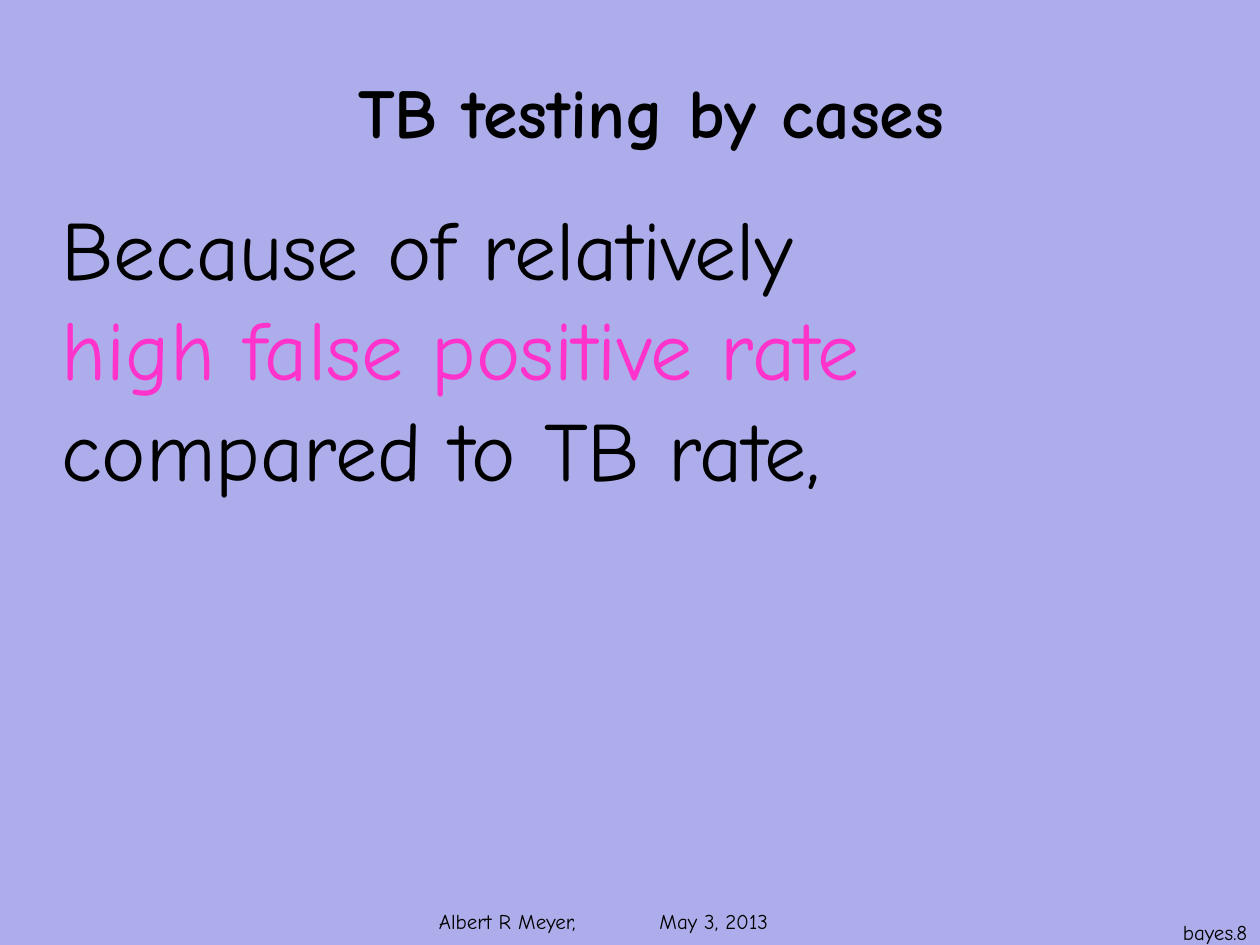
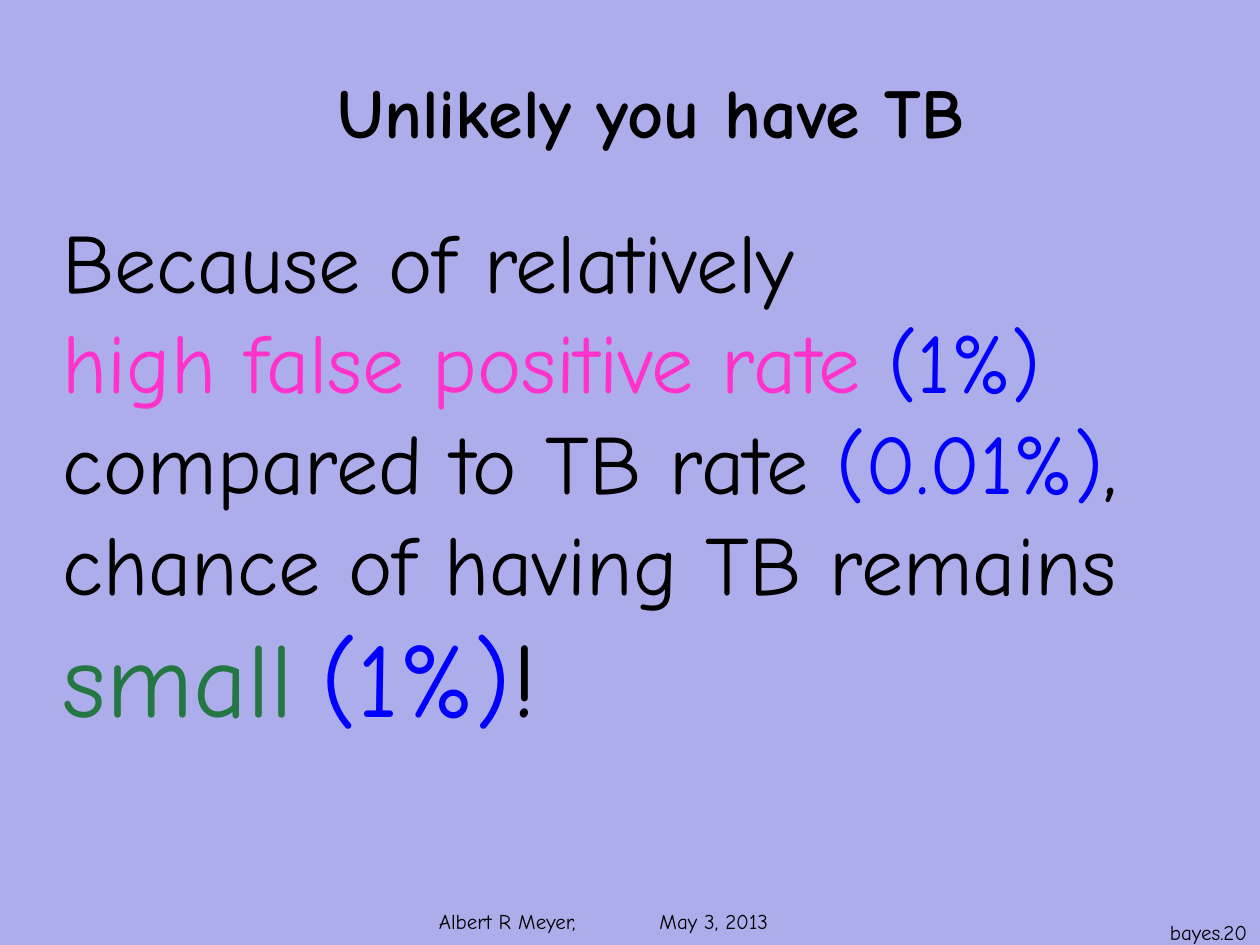
Before and after one commit to armeyer/mcs_web, a slide deck: slide 20 of spring13/slides13/prob-bayes.pptx (slide 8 before the commit). Drawn at 1260x945 pixels with LibreOffice and Linux fonts; fonts in the diff are those of the drawing; background and template pictures are left out. Boxes give left, top, right and bottom in pixels: in the first picture for what was removed or moved away, otherwise in the second. Text is boxed around its words. In the diff, an @@ line names an element or a change of style, - is before the commit and + after.

Commit message:
rewrite prob-bayes.pptx

```diff
--- a/spring13/slides13/prob-bayes.pptx
+++ b/spring13/slides13/prob-bayes.pptx
@@ text at <box>338,90,964,151</box>: text changed @@
-TB testing by cases
+Unlikely you have TB
@@ text "Because of relatively": place and size @@
-text "Because of relatively" at <box>61,222,860,498</box>
+text "Because of relatively" at <box>63,235,1117,729</box>
@@ text at <box>63,327,1117,729</box>: text changed; text colour #FF33CC to #000000 @@
-high false positive rate
-compared to TB rate,
+high false positive rate (1%)
+compared to TB rate (0.01%),
+chance of having TB remains
+small (1%)!
@@ page number at <box>1170,925,1247,944</box>: text changed @@
-bayes.8
+bayes.20
```
Also in this commit, not shown: 6 other slides changed, 16 slides added, 4 slides removed.
